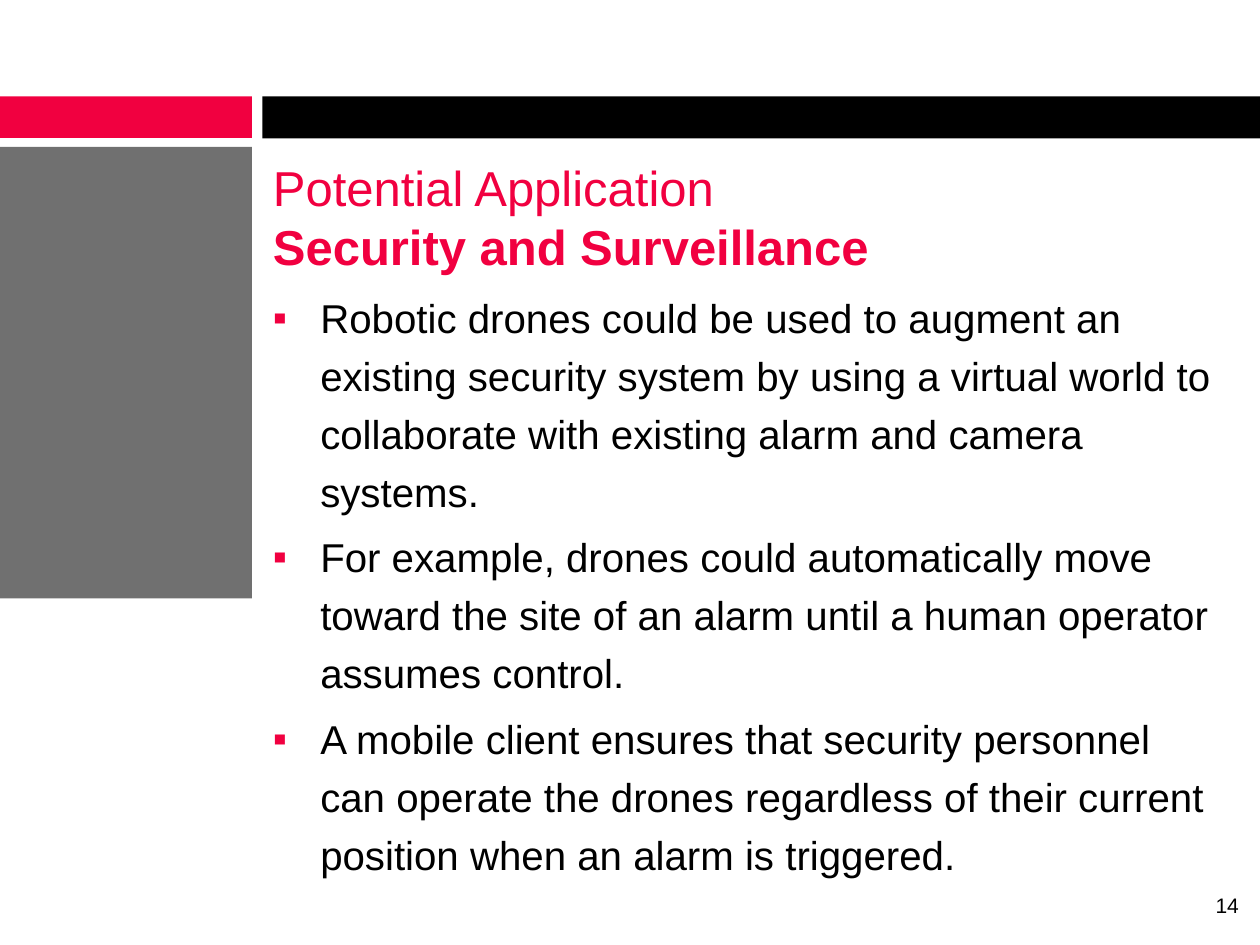
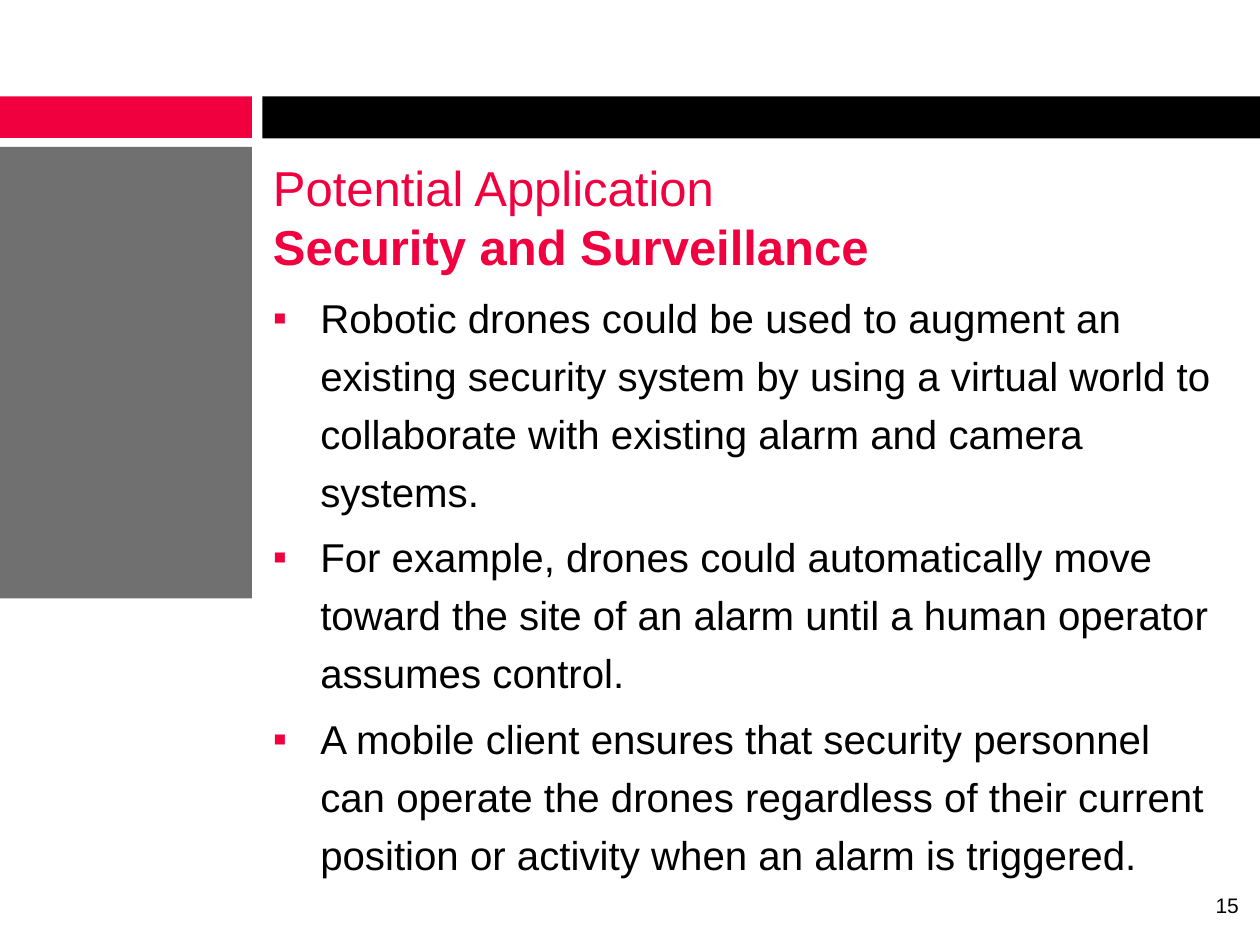
Before and after one commit to alexcraig/RoboWars, a slide deck: slide 15 of docs/presentation_slides/RoboWarsPresentation_AlexCraig.pptx (slide 14 before the commit). Drawn at 1260x945 pixels with LibreOffice and Linux fonts; fonts in the diff are those of the drawing; background and template pictures are left out. Boxes give left, top, right and bottom in pixels: in the first picture for what was removed or moved away, otherwise in the second. Text is boxed around its words. In the diff, an @@ line names an element or a change of style, - is before the commit and + after.

```diff
--- a/docs/presentation_slides/RoboWarsPresentation_AlexCraig.pptx
+++ b/docs/presentation_slides/RoboWarsPresentation_AlexCraig.pptx
@@ text at (320, 725, 1203, 878): text changed @@
-▪ A mobile client ensures that security personnel can operate the drones regardless of their current position when an alarm is triggered.
+▪ A mobile client ensures that security personnel can operate the drones regardless of their current position or activity when an alarm is triggered.
@@ page number at (1216, 898, 1239, 914): text changed @@
-14
+15
```
Also in this commit, not shown: 6 other slides changed, 1 slide added.
